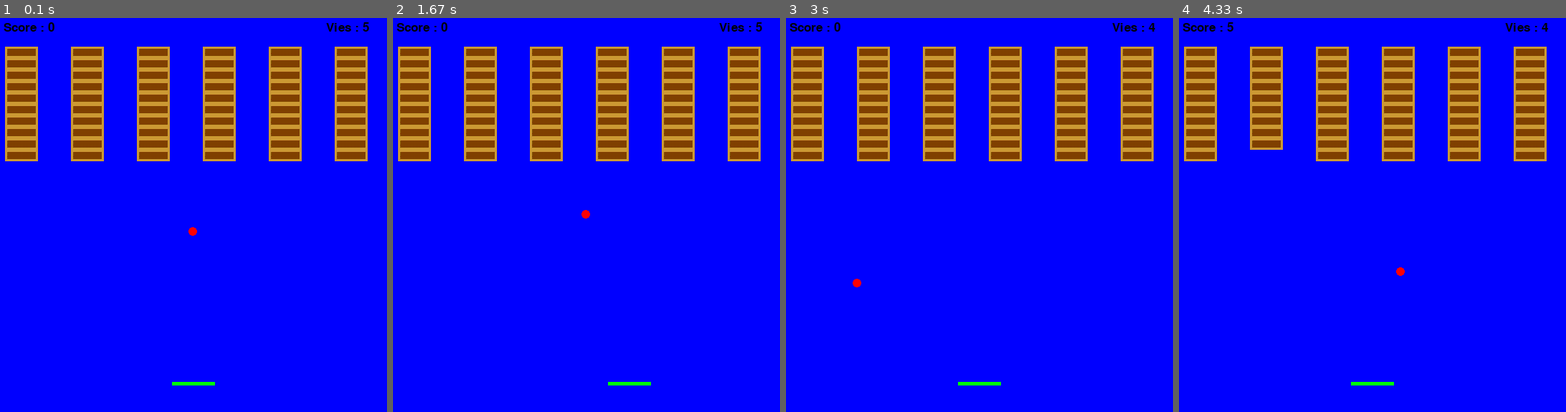
Above: before the commit, frames 1-4 (left to right).
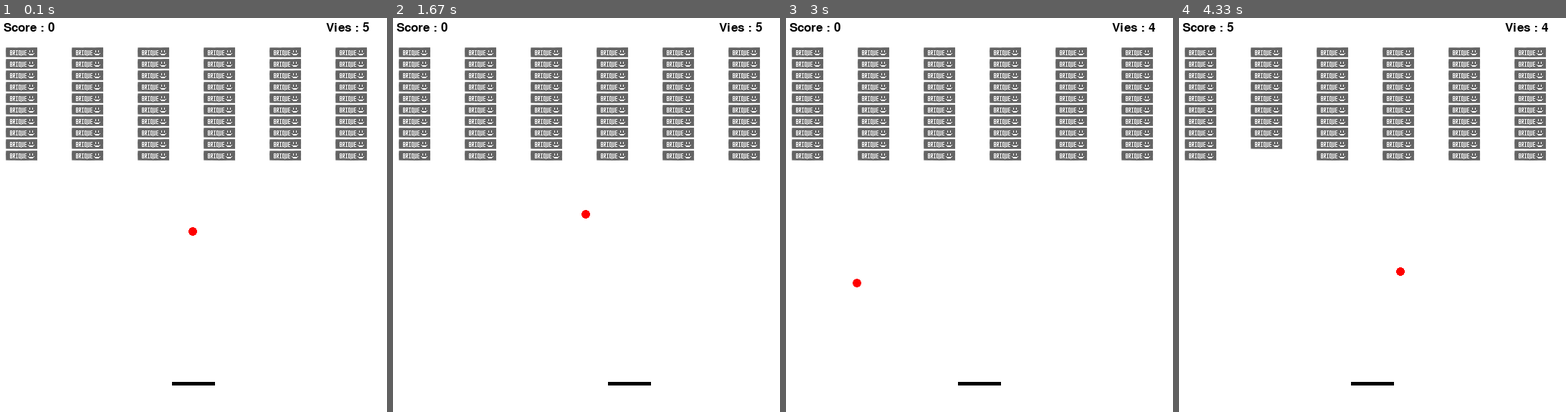
Above: after the commit, the same moments.

Repository: Killy85/game_ai_trainer
Game: pygame game, started from game/Testing_ia.py
Two runs of this game, one before a commit and one after it. Both use one fixed random seed, a clock stepped at 60 frames per second and the inputs below.
Inputs:
- Up to frame 1 (0.1 s): no input
- Up to frame 2 (1.67 s): no input
- Up to frame 3 (3 s): no input
- Up to frame 4 (4.33 s): no input

The runs differ from the first frame. In frame 1, 100% of the frame differs, in the area x 0-100%, y 0-100%; in frame 2, 100%; in frame 3, 100%; in frame 4, 100%.

Commit message:
update sprites

Diff:
--- a/game/game_adapted.py
+++ b/game/game_adapted.py
@@ -99,8 +99,6 @@
                 elif self.angle < -2.8:
                     self.angle = -2.8
 
-                print(self.angle)
-
                 self.has_bounced = True
             #Collision avec une brique du groupe briquesprite
             collision = sprite.spritecollide(self, brs, 1)
@@ -236,11 +234,11 @@
                 # Deplacement de la barre vers la gauche
                 j.left()
             if(p == nb_frame_to_do - 6):
-                last_frame_6 = image.tostring(self.screen, 'RGB')
+                last_frame_6 = self.screen.copy # image.tostring(self.screen, 'RGB')
             if(p == nb_frame_to_do - 3):
-                last_frame_3 = image.tostring(self.screen, 'RGB')
+                last_frame_3 = self.screen.copy
             if(p == nb_frame_to_do):
-                last_frame = image.tostring(self.screen, 'RGB')
+                last_frame = self.screen.copy
             if j.vies == 0:
                 # Si le joueur n'a plus de vies
                 msg5 = self.cadre.render("Vous avez perdu. Votre score:", 0, black)
@@ -282,7 +280,7 @@
                 reward += 5
                 self.b.has_bounced = False
             # Rafraichissement de l'écran pendant le jeu
-            self.screen.fill(blue)
+            self.screen.fill(white)
             self.bs.update()
             self.js.update()
             self.bs.draw(self.screen)
Binary file changed: game/images/brique.GIF
Binary file changed: game/images/raquette.GIF
